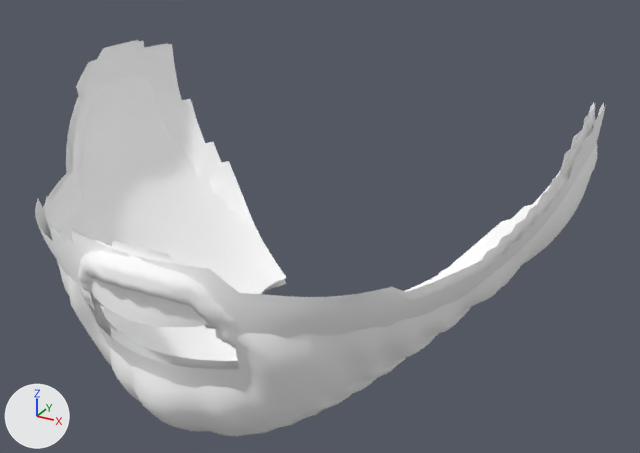
The glTF model modules/gamer-services/assets/avatars/v3/facial_shortbeard.female.glb as it was, and as the next commit left it.
Rendered twice from a camera (50 mm lens) standing at (0.241, -0.435, 1.617) and looking at (0.024, -0.04, 1.42). Lighting does not change. The marker at lower left points along +X, +Y and +Z. The picture after the commit comes second.

In view in the first picture: 'facial_shortbeard'.
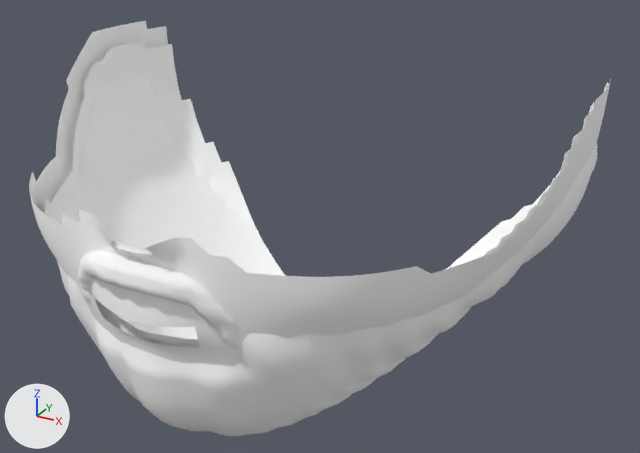
What differs and where, as boxes [x1, y1, x2, y2] in the pictures (640 x 453 px):
'facial_shortbeard', reshaped: before [35, 40, 606, 436]; after [29, 20, 611, 436]
part 1 of me_facial_shortbeard, built on: before [75, 283, 264, 418]; after [29, 20, 611, 418]

Edits to the bpy script that builds the scene:
```text
Change me_facial_shortbeard:
    used by ob_facial_shortbeard; location = (0.0, 0.0, 0.0)
    remove me_facial_shortbeard.from_pydata(...)  # 5082 vertices, 9544 faces; spans x -0.158..0.158, y -0.174..0.059, z 1.321..1.492
    add me_facial_shortbeard.from_pydata(...)  # 5281 vertices, 9955 faces; spans x -0.159..0.159, y -0.174..0.059, z 1.321..1.503
    me_facial_shortbeard part 1
    15 vertices are removed from x -0.041..0.041, y -0.154..-0.145, z 1.393..1.409
    35 faces are deleted
    33 vertices move from x -0.044..0.044, y -0.159..-0.144, z 1.37..1.422 to x -0.043..0.043, y -0.163..-0.145, z 1.37..1.422
    94 vertices are added at x -0.158..0.159, y -0.173..0.055, z 1.392..1.503
    11 new vertices lie (0.0, 0.0, 0.006) away from vertices in x -0.158..0.158, y -0.161..0.032, z 1.435..1.491
    11 new vertices lie (0.0, -0.002, 0.007) away from vertices in x -0.035..0.035, y -0.158..-0.152, z 1.385..1.393
    10 new vertices lie (0.0, -0.001, 0.007) away from vertices in x -0.089..0.089, y -0.155..-0.137, z 1.385..1.434
    13 new vertices lie (0.0, 0.0, 0.007) away from vertices in x -0.089..0.089, y -0.159..-0.138, z 1.434..1.454
    9 new vertices lie (0.0, 0.0, 0.005) away from vertices in x -0.158..0.158, y -0.031..0.047, z 1.48..1.486
    11 new vertices lie (-0.001, 0.0, 0.006) away from vertices in x -0.158..-0.095, y -0.132..0.047, z 1.435..1.497
    10 new vertices lie (0.0, 0.0, 0.006) away from vertices in x -0.159..0.158, y -0.157..0.04, z 1.448..1.497
    11 new vertices lie (0.001, 0.0, 0.006) away from vertices in x 0.095..0.158, y -0.132..0.047, z 1.435..1.497
    6 new vertices lie (0.0, -0.008, 0.006) away from vertices in x 0.138..0.158, y -0.066..-0.015, z 1.444..1.491
    6 new vertices lie (0.002, -0.001, 0.006) away from vertices in x 0.114..0.143, y -0.106..-0.06, z 1.43..1.45
    5 new vertices lie (-0.002, -0.001, 0.006) away from vertices in x -0.145..-0.114, y -0.106..-0.052, z 1.43..1.45
    6 new vertices lie (-0.001, -0.001, 0.006) away from vertices in x -0.153..-0.101, y -0.126..-0.038, z 1.435..1.468
    6 new vertices lie (0.008, 0.0, 0.0) away from vertices in x -0.004..0.034, y -0.169..-0.15, z 1.399..1.452
    5 new vertices lie (0.0, 0.002, -0.007) away from vertices in x -0.028..0.019, y -0.159..-0.157, z 1.406..1.407
    366 new faces join them, mat_facial_shortbeard_0 (white #ffffff)
    80 new faces join them, mat_facial_shortbeard_1 (white #ffffff)
```
